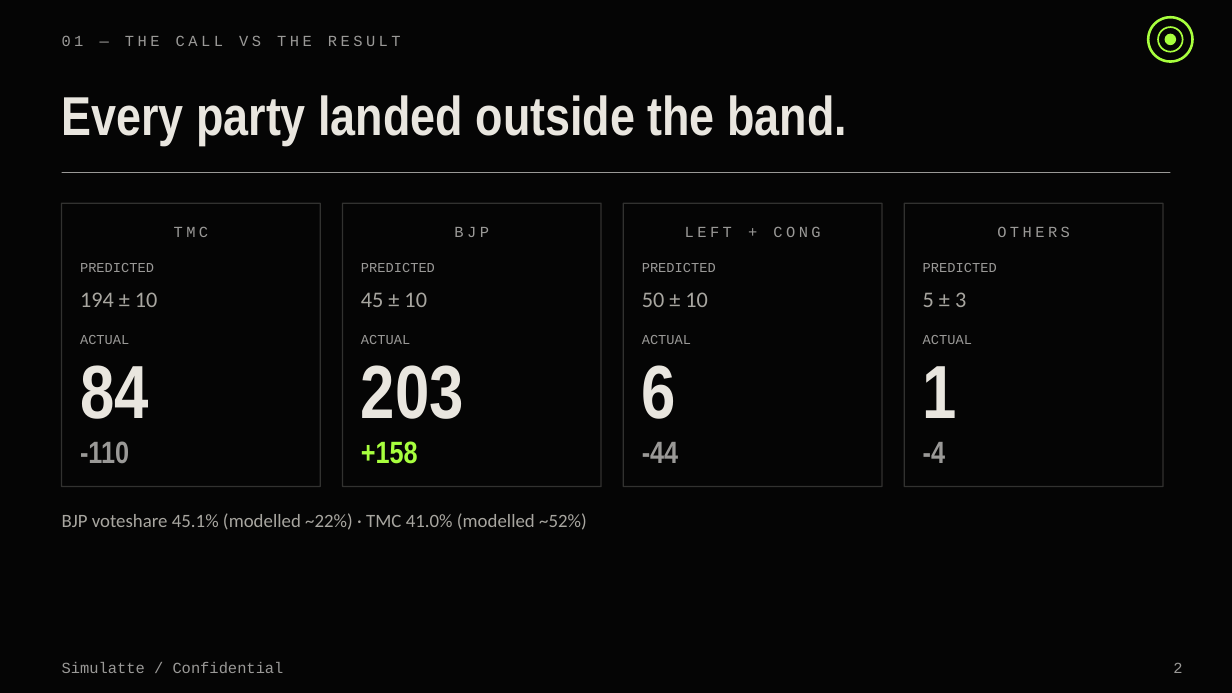
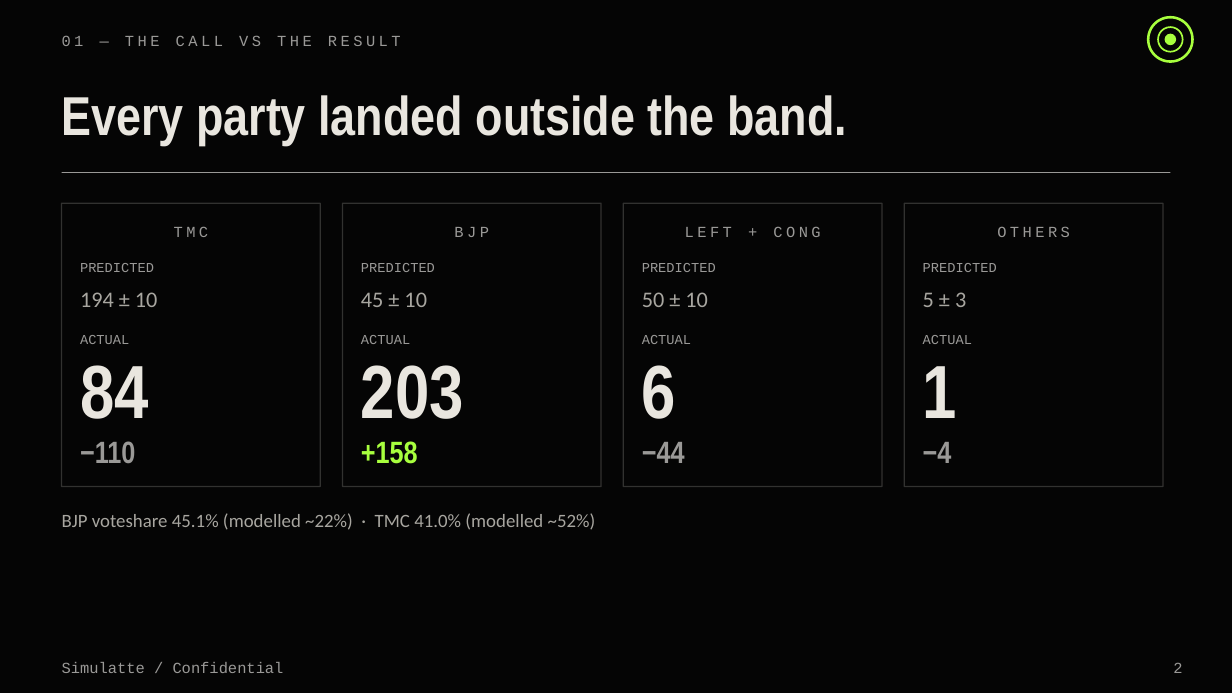
Before and after one commit to Iqbalahmed7/simulatte-popscale, a slide deck: slide 2 of engineering/wb_2026_postmortem_deck.pptx. Drawn at 1232x693 pixels with LibreOffice and Linux fonts; fonts in the diff are those of the drawing. Boxes give left, top, right and bottom in pixels: in the first picture for what was removed or moved away, otherwise in the second. Text is boxed around its words. In the diff, an @@ line names an element or a change of style, - is before the commit and + after.

```diff
--- a/engineering/wb_2026_postmortem_deck.pptx
+++ b/engineering/wb_2026_postmortem_deck.pptx
@@ text at <box>80,441,135,463</box>: text changed @@
--110
+−110
@@ text at <box>642,442,685,463</box>: text changed @@
--44
+−44
@@ text at <box>923,442,952,463</box>: text changed @@
--4
+−4
@@ text "BJP voteshare 45.1% (modelled ~22%) ..." rewrapped from <box>62,513,587,530</box> to <box>62,513,596,530</box> @@
```
Also in this commit, not shown: 1 other slide changed, 3 slides added, 12 slides removed, 2 other files.
